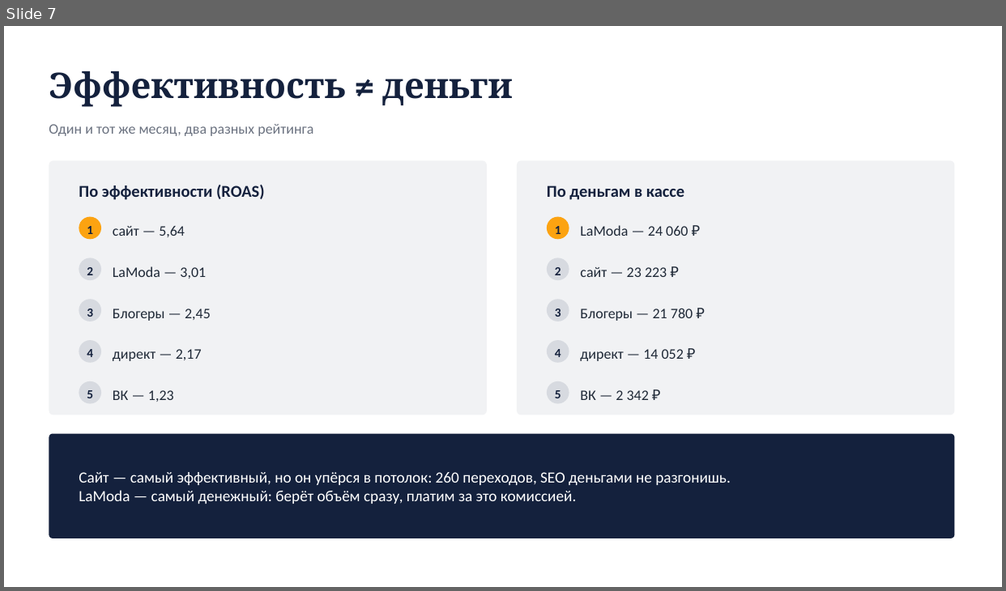
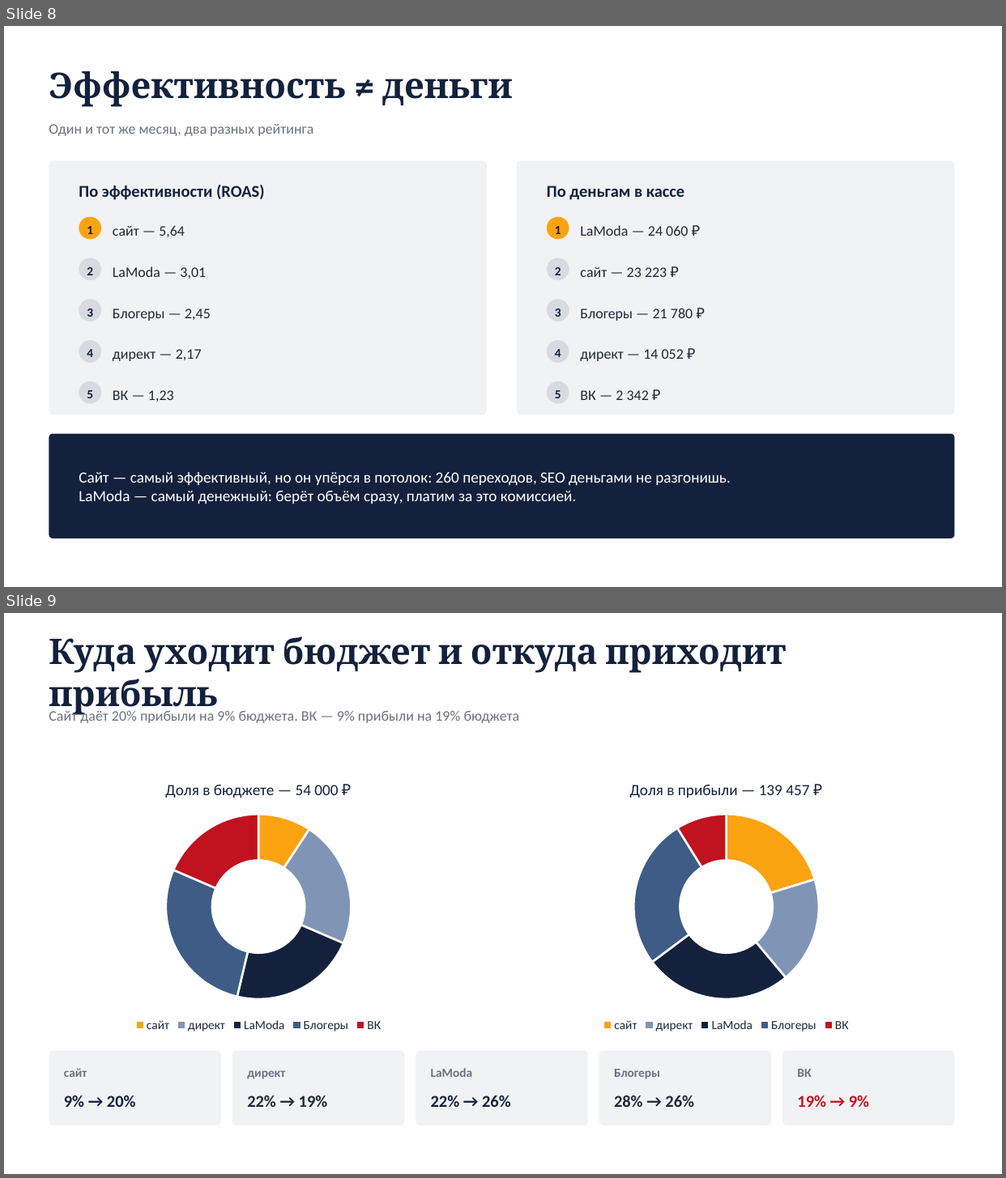
Before and after one commit to yachmenkov66-lang/itmo-uvb-trainer, a slide deck: кейс2_каналы_продаж/Кейс2_Питч_каналы_продаж.pptx. Shown one above the other, each under a label of ours: slide 7 before the commit, slides 8 and 9 after it. The pictures are 1006x591 and 1006x1178 pixels, drawn with LibreOffice and Linux fonts; fonts in the diff are those of the drawing. Boxes give left, top, right and bottom in pixels: in the first picture for what was removed or moved away, otherwise in the second. Text is boxed around its words. In the diff, an @@ line names an element or a change of style, - is before the commit and + after.

```diff
--- a/кейс2_каналы_продаж/Кейс2_Питч_каналы_продаж.pptx
+++ b/кейс2_каналы_продаж/Кейс2_Питч_каналы_продаж.pptx
@@ slide 9 added at box(4, 613, 1002, 1174), background #FFFFFF @@
@@ text added at box(49, 636, 786, 716), 34 pt, text #14213D, bold @@
+Куда уходит бюджет и откуда приходит прибыль
@@ text added at box(49, 709, 520, 723), 14 pt, text #6B7280 @@
+Сайт даёт 20% прибыли на 9% бюджета. ВК — 9% прибыли на 19% бюджета
@@ doughnut chart added at box(49, 766, 468, 1036) @@
+title "Доля в бюджете — 54 000 ₽"
+categories: сайт, директ, LaModa, Блогеры, ВК
+Series 1: 9, 22, 22, 28, 19
@@ doughnut chart added at box(517, 766, 936, 1036) @@
+title "Доля в прибыли — 139 457 ₽"
+categories: сайт, директ, LaModa, Блогеры, ВК
+Series 1: 20, 19, 26, 26, 9
@@ rounded rectangle added at box(49, 1051, 221, 1126), fill #F1F2F4 @@
@@ text added at box(64, 1068, 87, 1077), 12 pt, text #6B7280, bold @@
+сайт
@@ rounded rectangle added at box(232, 1051, 404, 1126), fill #F1F2F4 @@
@@ text added at box(247, 1071, 285, 1080), 12 pt, text #6B7280, bold @@
+директ
@@ rounded rectangle added at box(415, 1051, 588, 1126), fill #F1F2F4 @@
@@ text added at box(431, 1068, 473, 1077), 12 pt, text #6B7280, bold @@
+LaModa
@@ rounded rectangle added at box(599, 1051, 771, 1126), fill #F1F2F4 @@
@@ text added at box(614, 1069, 660, 1080), 12 pt, text #6B7280, bold @@
+Блогеры
@@ rounded rectangle added at box(782, 1051, 955, 1126), fill #F1F2F4 @@
@@ text added at box(797, 1069, 811, 1077), 12 pt, text #6B7280, bold @@
+ВК
@@ text added at box(64, 1096, 136, 1107), 16 pt, text #14213D, bold @@
+9% → 20%
@@ text added at box(247, 1096, 328, 1107), 16 pt, text #1F2937, bold @@
+22% → 19%
@@ text added at box(431, 1096, 511, 1107), 16 pt, text #14213D, bold @@
+22% → 26%
@@ text added at box(614, 1096, 694, 1107), 16 pt, text #1F2937, bold @@
+28% → 26%
@@ text added at box(797, 1096, 869, 1107), 16 pt, text #C1121F, bold @@
+19% → 9%
@@ what was slide 7 is now slide 8 @@
```
Also in this commit, not shown: 2 slides changed, 1 other slide added, 2 other files.
